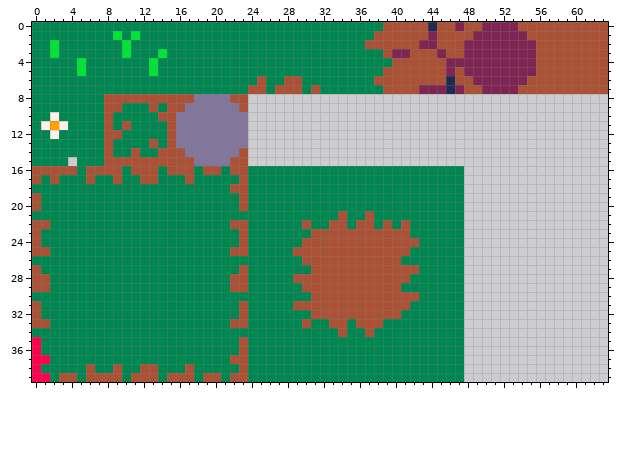
Two versions of one pixel-art sprite, Art/Sprites/Sprite-0001.png. This is how it looked before the edit.
The file is 64x40 pixels.
The same view after the edit:
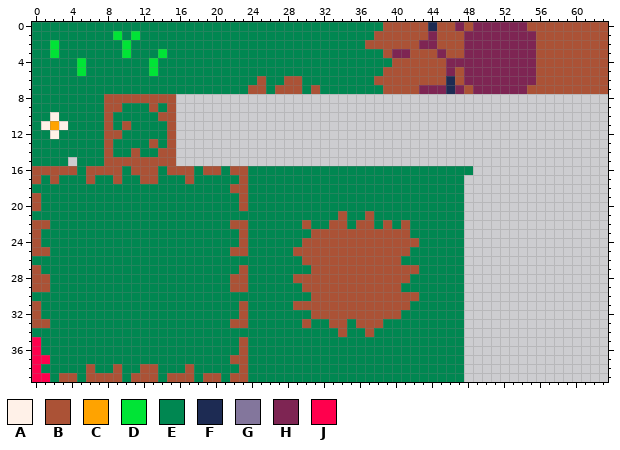
Palette (. is transparent): A #fff1e8  B #ab5236  C #ffa300  D #00e436  E #008751  F #1d2b53  G #83769c  H #7e2553  J #ff004d
The exact change:
@@ x 46..57 @@
- 0 BHBBHHHHBBBB
- 1 BBBHHHHHHBBB
+ 0 BHBHHHHHHBBB
+ 1 BBHHHHHHHHBB
  2 BBHHHHHHHHBB
@@ x 14..57 @@
  5 EEEEEEEEEEEEEEEEEEEEEEEEEBBBBBBBHBHHHHHHHHBB
- 6 EEEEEEEEEEEBEEBBEEEEEEEEBBBBBBBBFBBHHHHHHBBB
- 7 EEEEEEEEEEBBEBBBEBEEEEEEEBBBBHHHFHBBHHHHBBBB
- 8 BBBBGGGGBB..................................
- 9 EBBGGGGGGB..................................
-10 BBGGGGGGGG..................................
-11 EBGGGGGGGG..................................
-12 EBGGGGGGGG..................................
-13 EBGGGGGGGG..................................
-14 BBBGGGGGGB..................................
-15 BBBBGGGGBB..................................
-16 EBBBEBBEBBEEEEEEEEEEEEEEEEEEEEEEEE..........
+ 6 EEEEEEEEEEEBEEBBEEEEEEEEBBBBBBBBFBHHHHHHHHBB
+ 7 EEEEEEEEEEBBEBBBEBEEEEEEEBBBBHHHFHBHHHHHHBBB
+ 8 BB..........................................
+ 9 EB..........................................
+10 BB..........................................
+11 EB..........................................
+12 EB..........................................
+13 EB..........................................
+14 BB..........................................
+15 BB..........................................
+16 EBBBEBBEBBEEEEEEEEEEEEEEEEEEEEEEEEE.........
 17 EEEBEEEEEBEEEEEEEEEEEEEEEEEEEEEEEE..........
Boxes around the changes in both pictures, in picture pixels (x1, y1, x2, y2):
changed: (464, 22, 482, 40)
changed: (518, 22, 536, 40)
changed: (464, 76, 482, 94)
changed: (518, 76, 536, 94)
erased: (176, 94, 248, 166)
added: (464, 166, 473, 175)
